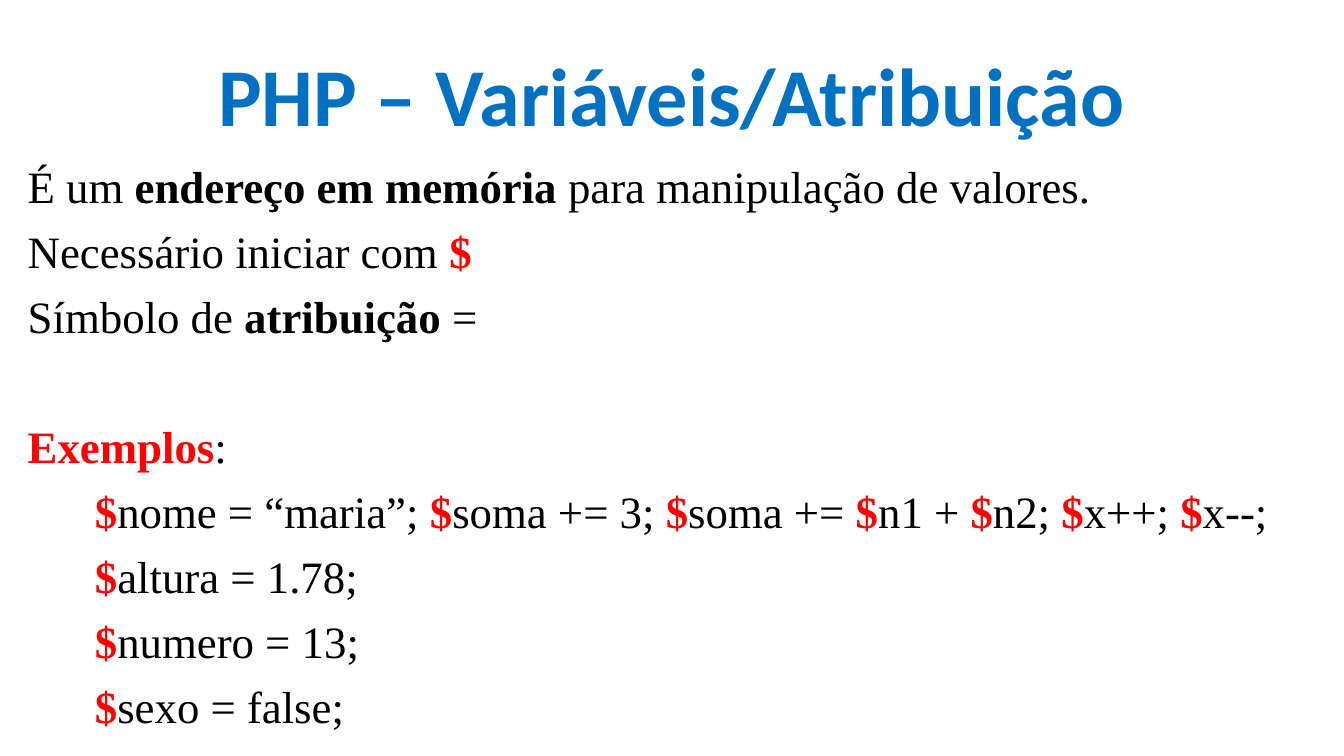
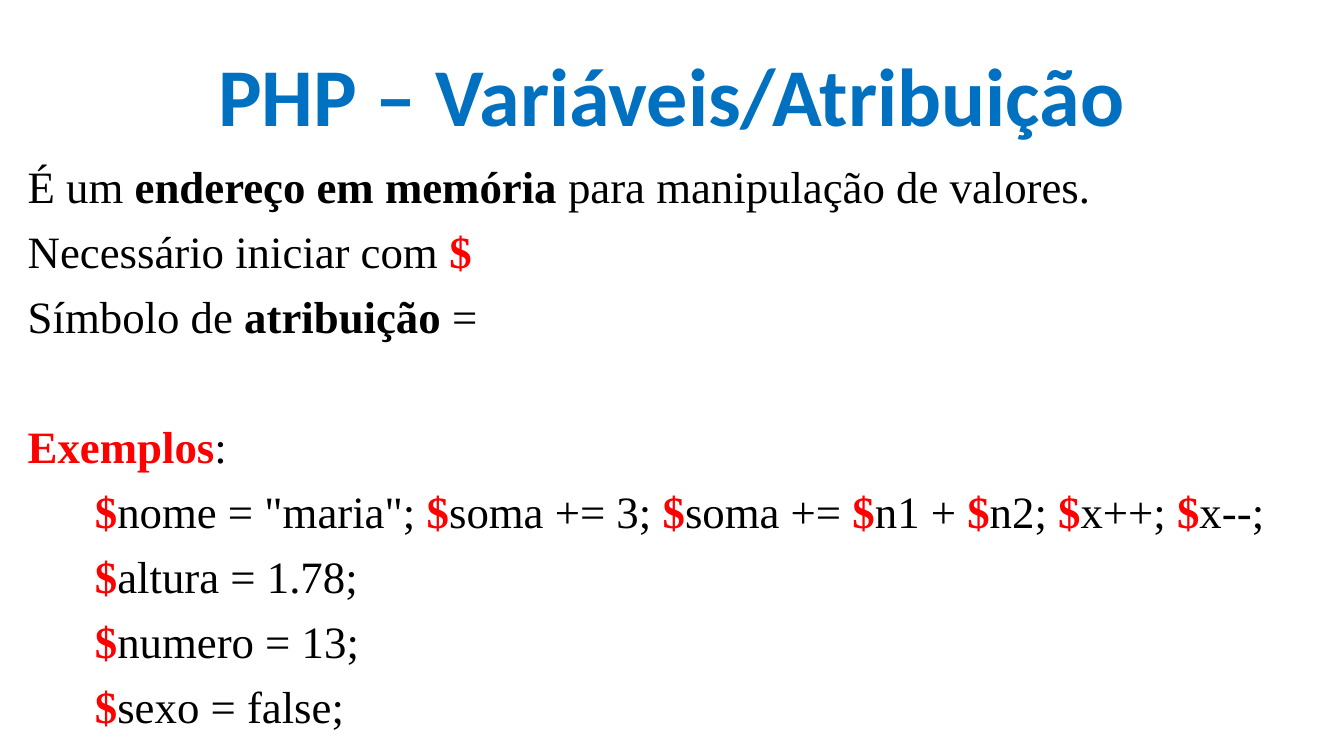
Before and after one commit to CloudEducationBrazil/WydenDesenvolvimentoWebPHP, a slide deck: slide 16 of 01 Classes/Aula 12 e 13 Desenvolvimento Web PHP - PHP.pptx. Drawn at 1344x756 pixels with LibreOffice and Linux fonts; fonts in the diff are those of the drawing; background and template pictures are left out. Boxes give left, top, right and bottom in pixels: in the first picture for what was removed or moved away, otherwise in the second. Text is boxed around its words. In the diff, an @@ line names an element or a change of style, - is before the commit and + after.

```diff
--- a/01 Classes/Aula 12 e 13 Desenvolvimento Web PHP - PHP.pptx
+++ b/01 Classes/Aula 12 e 13 Desenvolvimento Web PHP - PHP.pptx
@@ text at [95, 495, 1264, 535]: text changed @@
-$nome = “maria”; $soma += 3; $soma += $n1 + $n2; $x++; $x--;
+$nome = "maria"; $soma += 3; $soma += $n1 + $n2; $x++; $x--;
```
Also in this commit, not shown: 6 other slides changed.
